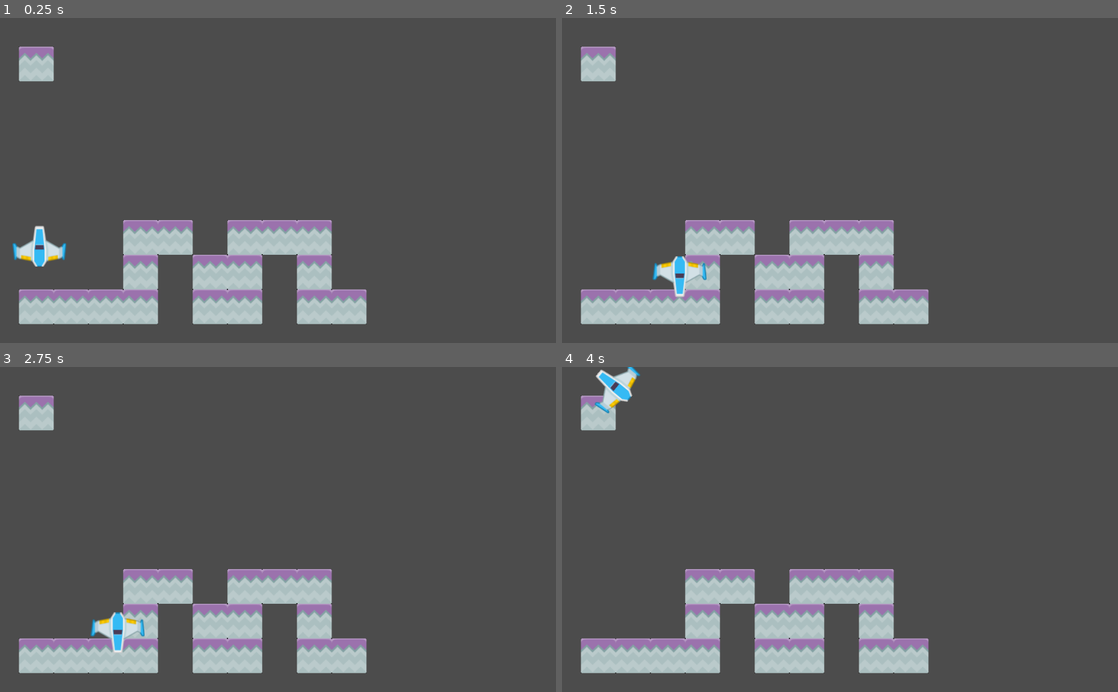
Above: before the commit, frames 1-4 (two rows, left to right).
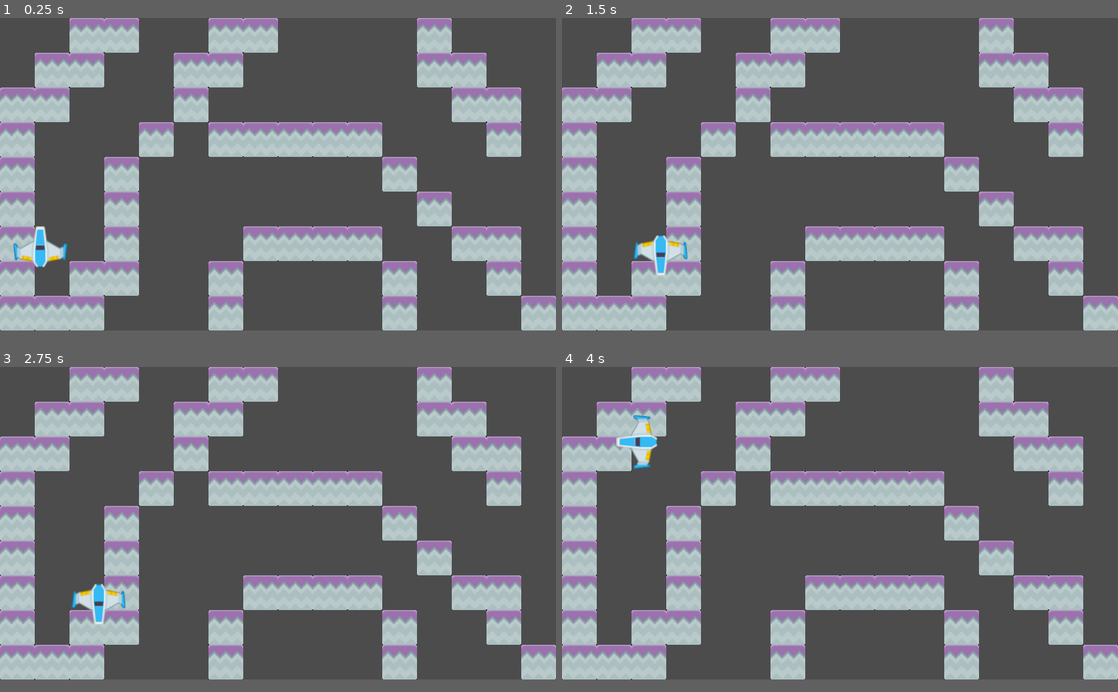
Above: after the commit, the same moments.

Repository: mustafasegf/tutorial-2-gamedev-csui
Game: Godot game, scene res://scenes/MainLevel.tscn
The game is run twice, just before and just after one commit, with the same random seed, the same clock (stepped at 60 frames per second) and the same inputs.
Inputs:
- Up to frame 1 (0.25 s): no input
- Up to frame 2 (1.5 s): tap Enter at 0.5 s; hold Right (ui_right) 0.53-1.28 s; tap Space at 1.25 s; hold Down (ui_down) from 1.28 s (still down)
- Up to frame 3 (2.75 s): tap Enter at 2 s; release Down (ui_down) at 2.03 s; hold Right (ui_right) from 2.03 s (still down)
- Up to frame 4 (4 s): tap Space at 2.75 s; release Right (ui_right) at 2.78 s; hold Up (ui_up) 2.78-3.53 s; hold Left (ui_left) from 3.53 s (still down)
In our replay, the window is 800x468 before the commit and 800x450 after it. These sizes can differ from the game's own. Grey fills any space a smaller window leaves; there, only what the larger window draws over its background counts as a difference.

The runs differ from the first frame. In frame 1, 37% of the frame differs, in the area x 0-100%, y 0-97%; in frame 2, 37%; in frame 3, 38%; in frame 4, 38%.

Commit message:
feat: make an actual level fr fr

Diff:
--- a/project.godot
+++ b/project.godot
@@ -17,6 +17,10 @@
 config/name="Tutorial 2"
 run/main_scene="res://scenes/MainLevel.tscn"
 config/icon="res://assets/icon.png"
+
+[display]
+
+window/size/height=576
 
 [input]
 
--- a/scenes/BlueShip.gd
+++ b/scenes/BlueShip.gd
@@ -7,6 +7,10 @@
 var desired_velocity := Vector2.ZERO
 var steering_vector := Vector2.ZERO
 var velocity := Vector2.ZERO
+var screensize
+
+func _ready():
+		screensize = get_viewport().get_visible_rect().size
 
 func _physics_process(delta: float) -> void:
 		direction.x = Input.get_action_strength("ui_right") - Input.get_action_strength("ui_left")
@@ -23,3 +27,16 @@
 		# Rotate towards movement direction
 		if velocity.length() > 0:
 				rotation = velocity.angle() + deg2rad(90)
+
+		# Screen wrap logic
+		var new_position = position
+		if position.x < 0:
+				new_position.x = screensize.x
+		elif position.x > screensize.x:
+				new_position.x = 0
+		if position.y < 0:
+				new_position.y = screensize.y
+		elif position.y > screensize.y:
+				new_position.y = 0
+
+		position = new_position
--- a/scenes/MainLevel.tscn
+++ b/scenes/MainLevel.tscn
@@ -44,9 +44,10 @@
 script = ExtResource( 3 )
 
 [node name="TileMap" type="TileMap" parent="PlatformBlue"]
+position = Vector2( -35, 11 )
 tile_set = SubResource( 2 )
 format = 1
-tile_data = PoolIntArray( -524288, 0, 0, -196605, 0, 0, -196604, 0, 0, -196602, 0, 0, -196601, 0, 0, -196600, 0, 0, -131069, 0, 0, -131067, 0, 0, -131066, 0, 0, -131064, 0, 0, -65536, 0, 0, -65535, 0, 0, -65534, 0, 0, -65533, 0, 0, -65531, 0, 0, -65530, 0, 0, -65528, 0, 0, -65527, 0, 0 )
+tile_data = PoolIntArray( -589822, 0, 0, -589821, 0, 0, -589818, 0, 0, -589817, 0, 0, -589812, 0, 0, -524287, 0, 0, -524286, 0, 0, -524283, 0, 0, -524282, 0, 0, -524276, 0, 0, -524275, 0, 0, -458752, 0, 0, -458751, 0, 0, -458747, 0, 0, -458739, 0, 0, -458738, 0, 0, -393216, 0, 0, -393212, 0, 0, -393210, 0, 0, -393209, 0, 0, -393208, 0, 0, -393207, 0, 0, -393206, 0, 0, -393202, 0, 0, -327680, 0, 0, -327677, 0, 0, -327669, 0, 0, -262144, 0, 0, -262141, 0, 0, -262132, 0, 0, -196608, 0, 0, -196605, 0, 0, -196601, 0, 0, -196600, 0, 0, -196599, 0, 0, -196598, 0, 0, -196595, 0, 0, -196594, 0, 0, -131072, 0, 0, -131070, 0, 0, -131069, 0, 0, -131066, 0, 0, -131061, 0, 0, -131058, 0, 0, -65536, 0, 0, -65535, 0, 0, -65534, 0, 0, -65530, 0, 0, -65525, 0, 0, -65521, 0, 0 )
 
 [node name="Area2D" type="Area2D" parent="PlatformBlue/TileMap"]
 
@@ -58,10 +59,11 @@
 script = ExtResource( 5 )
 
 [node name="ObjectiveArea" type="Area2D" parent="."]
+position = Vector2( 960, 512 )
 script = ExtResource( 4 )
 
 [node name="CollisionShape2D" type="CollisionShape2D" parent="ObjectiveArea"]
-position = Vector2( 64, 192 )
+position = Vector2( -384, 0 )
 shape = SubResource( 1 )
 
 [connection signal="body_entered" from="ObjectiveArea" to="ObjectiveArea" method="_on_ObjectiveArea_body_entered"]
